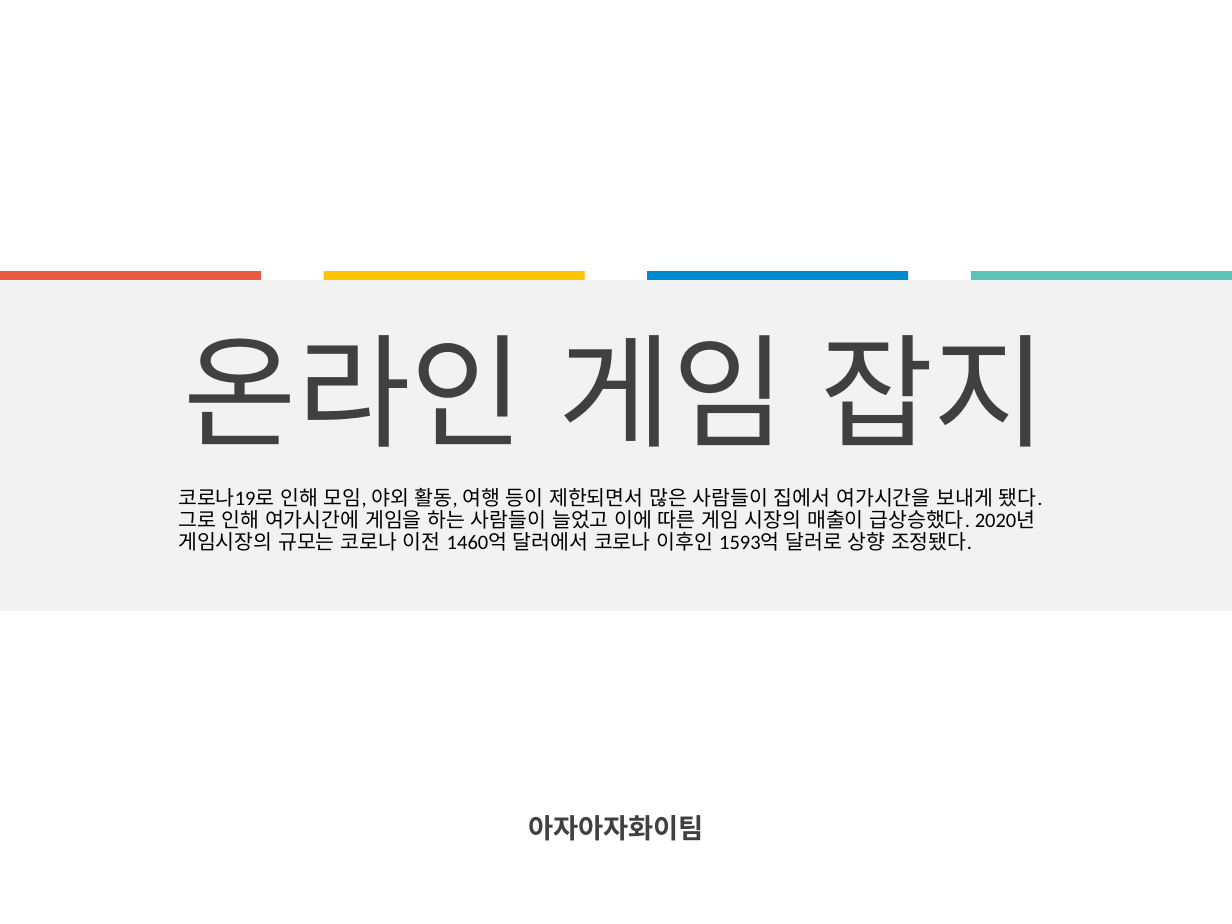
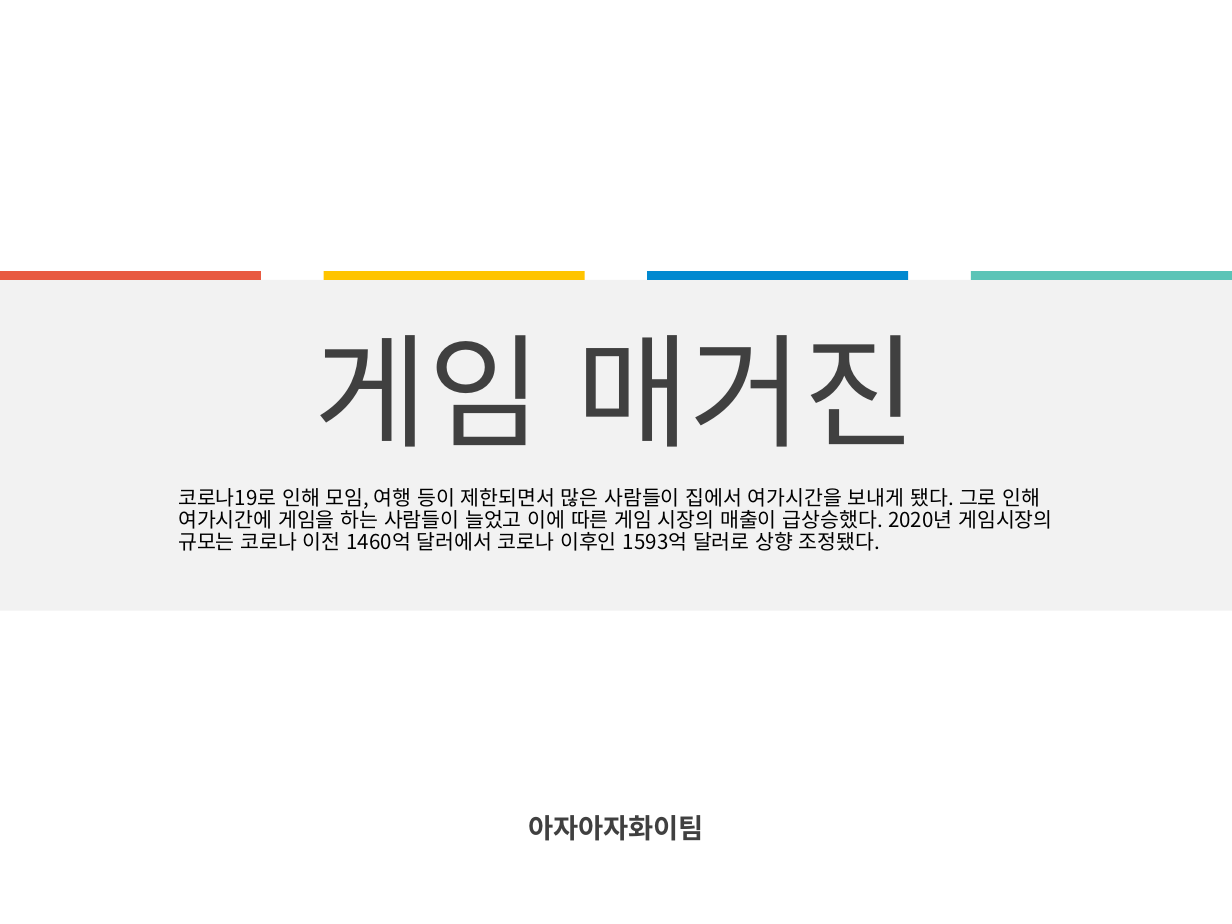
Before and after one commit to amuge92/java2, a slide deck: slide 2 of springT/게임잡지.pptx. Drawn at 1232x924 pixels with LibreOffice and Linux fonts; fonts in the diff are those of the drawing. Boxes give left, top, right and bottom in pixels: in the first picture for what was removed or moved away, otherwise in the second. Text is boxed around its words. In the diff, an @@ line names an element or a change of style, - is before the commit and + after.

```diff
--- a/springT/게임잡지.pptx
+++ b/springT/게임잡지.pptx
@@ text at (315,335,916,447): text changed @@
-온라인 게임 잡지
+게임 매거진
@@ text at (178,488,1052,551): text changed; font Calibri to Noto Sans CJK KR @@
-코로나19로 인해 모임, 야외 활동, 여행 등이 제한되면서 많은 사람들이 집에서 여가시간을 보내게 됐다. 그로 인해 여가시간에 게임을 하는 사람들이 늘었고 이에 따른 게임 시장의 매출이 급상승했다. 2020년 게임시장의 규모는 코로나 이전 1460억 달러에서 코로나 이후인 1593억 달러로 상향 조정됐다.
+코로나19로 인해 모임, 여행 등이 제한되면서 많은 사람들이 집에서 여가시간을 보내게 됐다. 그로 인해 여가시간에 게임을 하는 사람들이 늘었고 이에 따른 게임 시장의 매출이 급상승했다. 2020년 게임시장의 규모는 코로나 이전 1460억 달러에서 코로나 이후인 1593억 달러로 상향 조정됐다.
```
Also in this commit, not shown: 8 other slides changed, 7 slides added, 3 slides removed, 19 other files.
